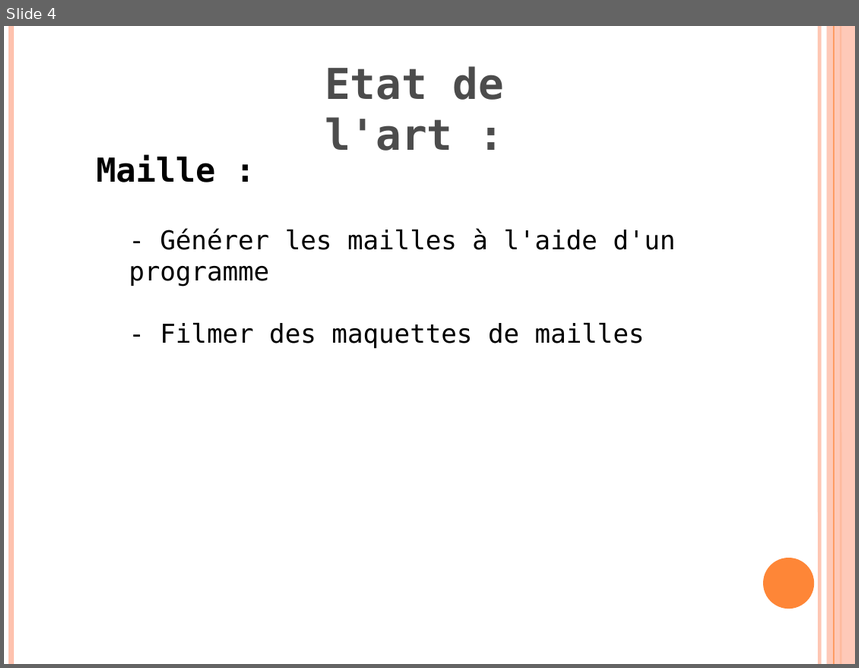
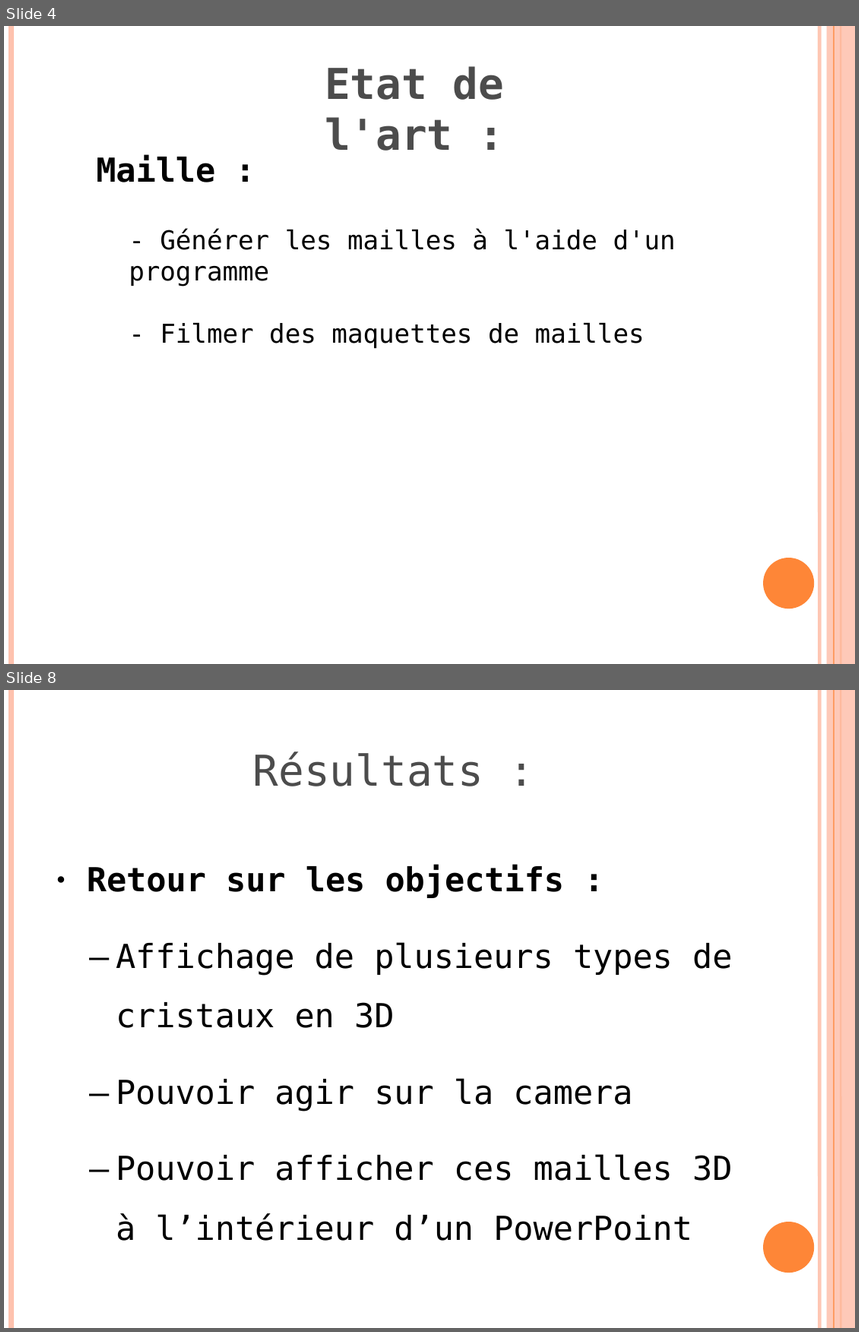
Before and after one commit to klnkg/cristallo3d, a slide deck: presentation finalegwen - ajout guillaume.odp. Shown one above the other, each under a label of ours: slide 4 before the commit, slides 4 and 8 after it; the slides between them are not shown. The pictures are 859x668 and 859x1332 pixels, drawn with LibreOffice and Linux fonts; fonts in the diff are those of the drawing. Boxes give left, top, right and bottom in pixels: in the first picture for what was removed or moved away, otherwise in the second. Text is boxed around its words. In the diff, an @@ line names an element or a change of style, - is before the commit and + after.

```diff
--- a/presentation finalegwen - ajout guillaume.odp
+++ b/presentation finalegwen - ajout guillaume.odp
@@ slide 8 added at [4, 690, 855, 1328], background #FFFFFF; not listed: 6 template elements that a slide beside it also shows @@
@@ title added at [253, 752, 484, 787], 36 pt, text #4C4C4C @@
+Résultats :
@@ text added at [87, 865, 732, 1241], 28 pt, text #000000 @@
+● Retour sur les objectifs :
+– Affichage de plusieurs types de cristaux en 3D
+– Pouvoir agir sur la camera
+– Pouvoir afficher ces mailles 3D à l’intérieur d’un PowerPoint
```
Also in this commit, not shown: 3 slides changed, 4 other slides added, 3 slides removed.
